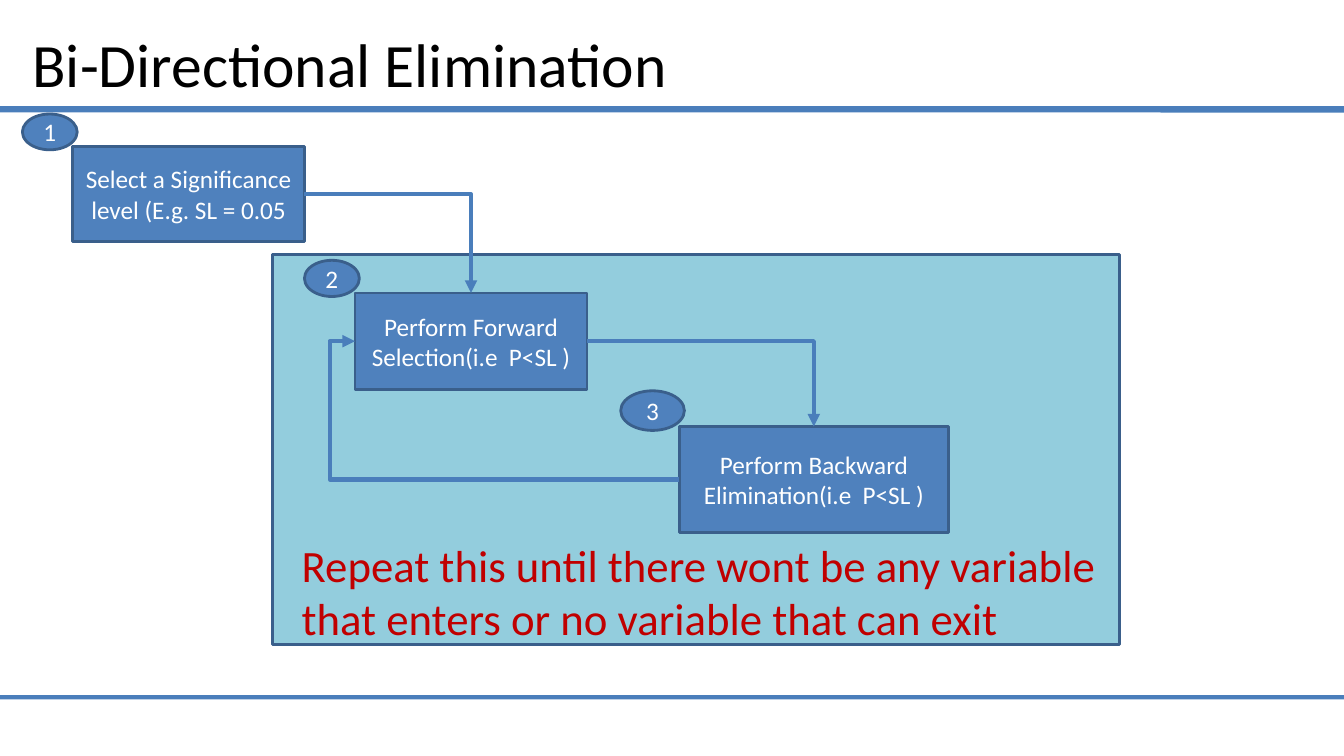
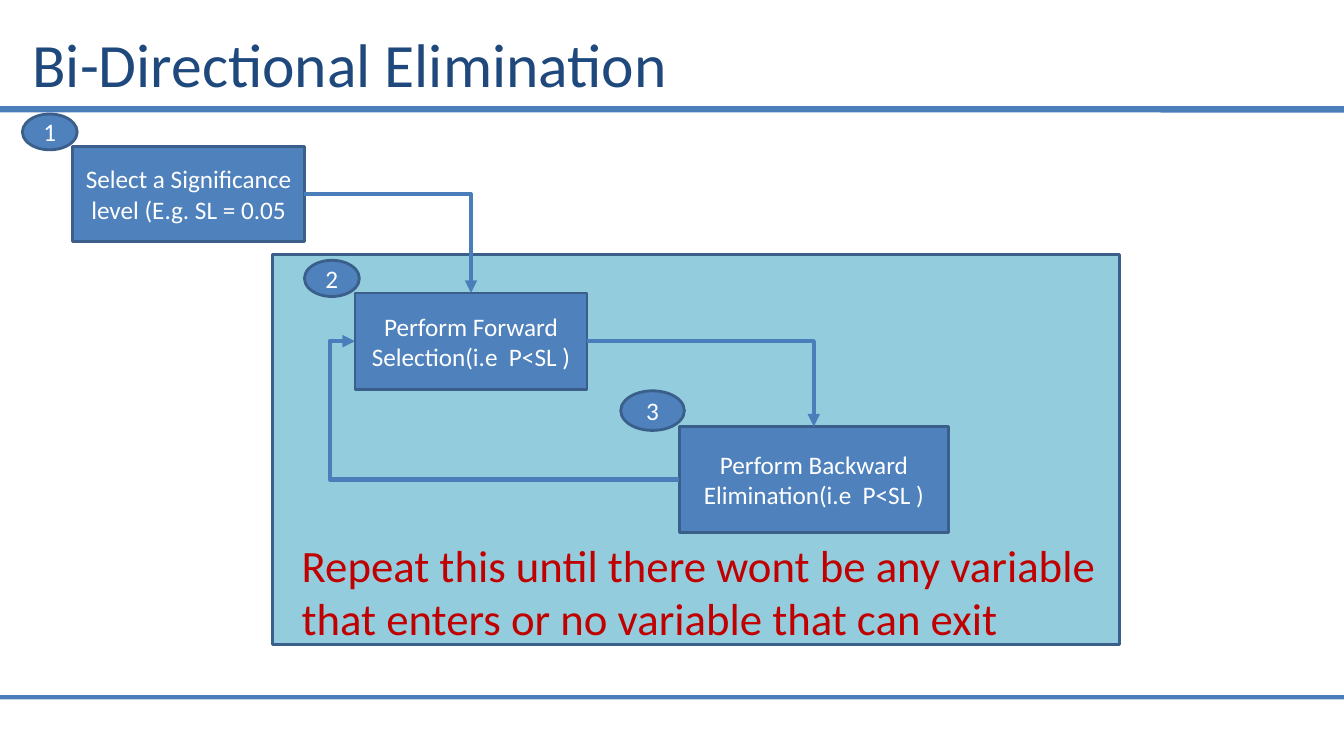
Before and after one commit to saiprasad94/DataSciencePython, a slide deck: slide 12 of Multiple_Linear_Regression/Multiple_linear_Regression.pptx. Drawn at 1344x756 pixels with LibreOffice and Linux fonts; fonts in the diff are those of the drawing. Boxes give left, top, right and bottom in pixels: in the first picture for what was removed or moved away, otherwise in the second. Text is boxed around its words. In the diff, an @@ line names an element or a change of style, - is before the commit and + after.

```diff
--- a/Multiple_Linear_Regression/Multiple_linear_Regression.pptx
+++ b/Multiple_Linear_Regression/Multiple_linear_Regression.pptx
@@ title "Bi-Directional Elimination" at [32,44,667,88]: text colour #000000 to #1F497D @@
```
Also in this commit, not shown: 2 other slides changed, 6 slides added, 2 slides removed, 1 other file.
